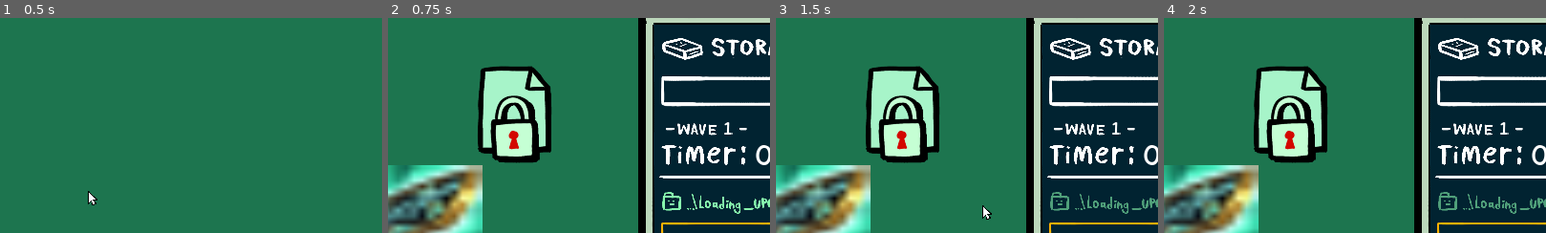
Above: before the commit, frames 1-4 (left to right).
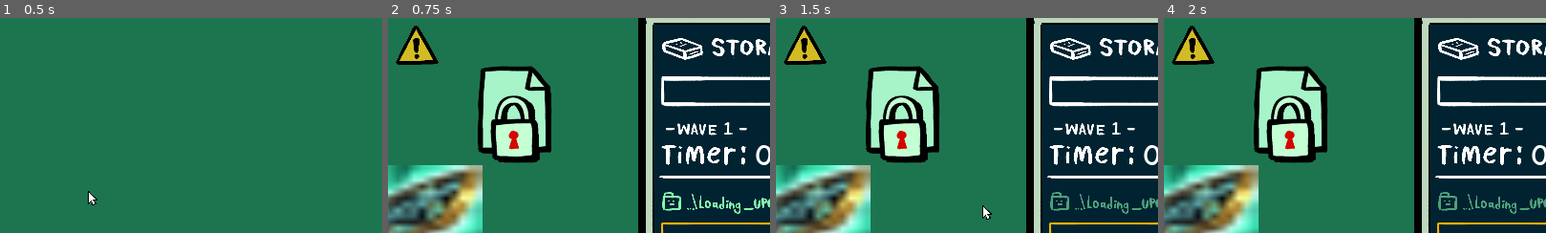
Above: after the commit, the same moments.

Repository: icheft524/Folder-Brawler
Game: Godot game, scene res://menu.tscn
Same seed, same stepped clock (60 frames per second), same inputs: the game is played once before the commit and once after it. The engine's default icon, where the game draws it, is replaced by a stand-in: a white triangle on a blue panel in a dark square.
Inputs (mouse positions are % of the whole screen's width and height, from its top left):
- Up to frame 1 (0.5 s): no input
- Up to frame 2 (0.75 s): click (3, 6) at 0.5 s
- Up to frame 3 (1.5 s): tap Enter (ui_accept) at 1.25 s; drag from (86, 72) to (24, 16) at 1.27 s
- Up to frame 4 (2 s): no input
The pictures show only the part of the screen within x 38-88%, y 10-60%; the shares and areas given below are measured in that part.

Frame 1 is identical in both runs. In frame 2, 1.2% of the frame differs, in the area x 2-14%, y 3-22%; in frame 3, 1.2%; in frame 4, 1.2%.

Commit message:
boss fix

Diff:
--- a/enemy/boss/boss.gd
+++ b/enemy/boss/boss.gd
@@ -37,17 +37,16 @@
 		#$spawnanim.play("spawn")
 		indicator_finished = true
 		sound.enemyspawn()
-		#speeddown()
+
 	global.enemy_file_drop = false
-	teleport()
+	teleport_ready = false
 
 
 func _process(delta):
 
 	if teleport_ready == false:
 		teleport_ready = true
-		await get_tree().create_timer(5,false).timeout
-		teleport()
+		$delay_teleport.start()
 
 	dead()
 	if indicator_finished:
@@ -69,10 +68,7 @@
 		not_respond = false
 
 
-func speeddown():
-	speed = normal_speed * global.slow_speed
-	await get_tree().create_timer(0.2,false).timeout
-	speed = normal_speed
+
 
 func _input(event):
 	if event is InputEventMouseButton:
@@ -87,7 +83,7 @@
 				sound.enemyhit()
 			_spawn_file(3)
 			teleport()
-			speeddown()
+
 
 func teleport():
 	indicating()
@@ -134,7 +130,6 @@
 	$indicator.visible = false
 	$Sprite2D.visible = true
 	sound.enemyspawn()
-	speeddown()
 
 
 func _on_area_2d_area_entered(area):
@@ -150,3 +145,7 @@
 	var randomy = get_viewport_rect().size.y
 	return Vector2(randf_range(200,1300),randf_range(offset,randomy-offset))
 	#return Vector2(randf_range(100,1200),randf_range(offset,randomy-offset) #- Vector2(randf_range(400,900),0)
+
+
+func _on_delay_teleport_timeout():
+	teleport()
--- a/enemy/boss/boss.tscn
+++ b/enemy/boss/boss.tscn
@@ -71,5 +71,10 @@
 "": SubResource("AnimationLibrary_b8pdm")
 }
 
+[node name="delay_teleport" type="Timer" parent="."]
+wait_time = 5.0
+autostart = true
+
 [connection signal="mouse_entered" from="Area2D" to="." method="_on_area_2d_mouse_entered"]
 [connection signal="mouse_exited" from="Area2D" to="." method="_on_area_2d_mouse_exited"]
+[connection signal="timeout" from="delay_teleport" to="." method="_on_delay_teleport_timeout"]
--- a/main.tscn
+++ b/main.tscn
@@ -221,3 +221,6 @@
 
 [node name="popup" parent="." instance=ExtResource("14_2t6tj")]
 position = Vector2(406, 212)
+
+[node name="boss" parent="." instance=ExtResource("13_15cqn")]
+position = Vector2(811, 185)
